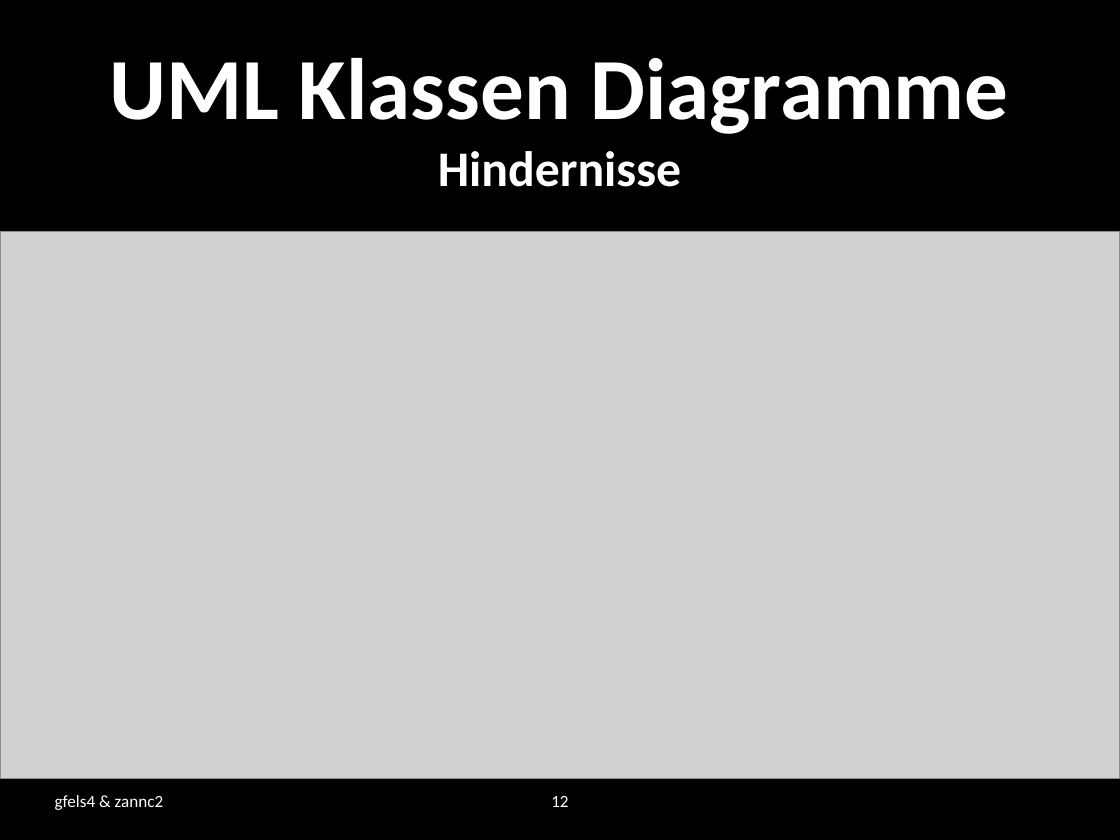
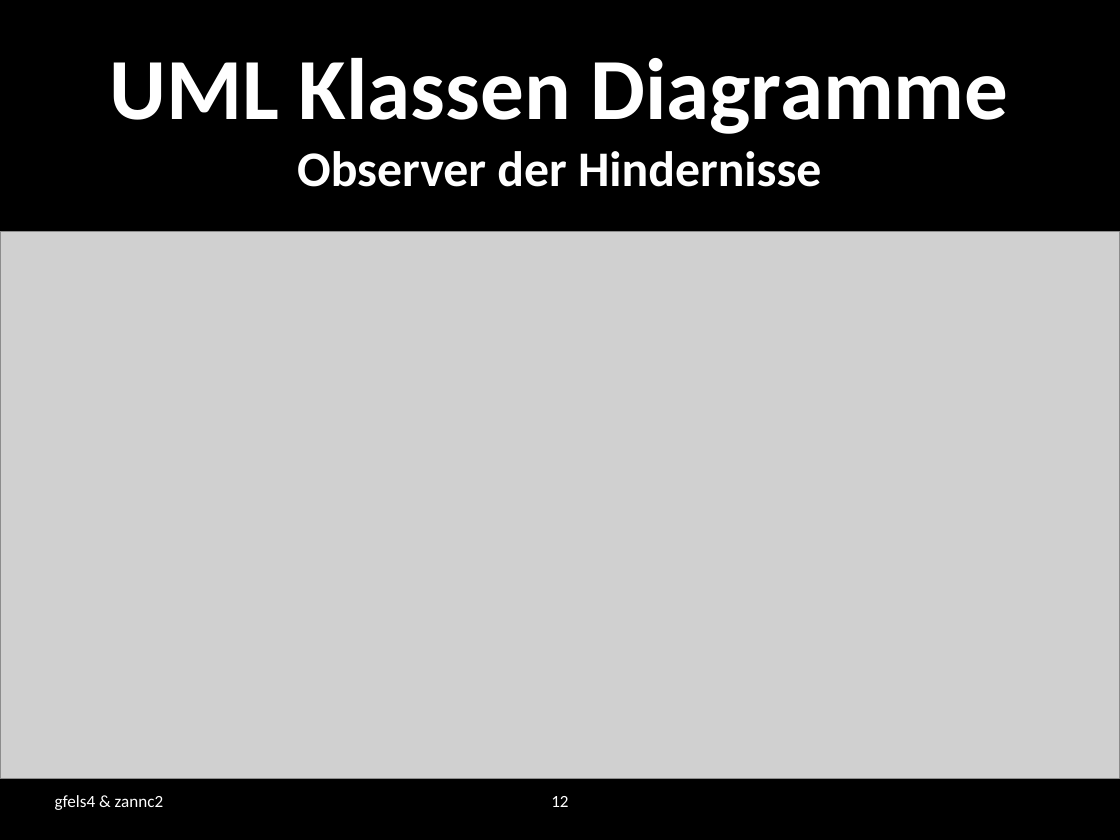
Before and after one commit to zannc2/SearchRobot, a slide deck: slide 12 of SearchRobot/doc/presentation.pptx. Drawn at 1120x840 pixels with LibreOffice and Linux fonts; fonts in the diff are those of the drawing; grey boxes stand for pictures; background and template pictures are left out. Boxes give left, top, right and bottom in pixels: in the first picture for what was removed or moved away, otherwise in the second. Text is boxed around its words. In the diff, an @@ line names an element or a change of style, - is before the commit and + after.

```diff
--- a/SearchRobot/doc/presentation.pptx
+++ b/SearchRobot/doc/presentation.pptx
@@ title at box(110, 58, 1008, 187): text changed; size 56 to 32 pt @@
-UML Klassen Diagramme
-Hindernisse
+UML Klassen Diagramme
+Observer der Hindernisse
```
Also in this commit, not shown: 5 other slides changed, 6 other files.
